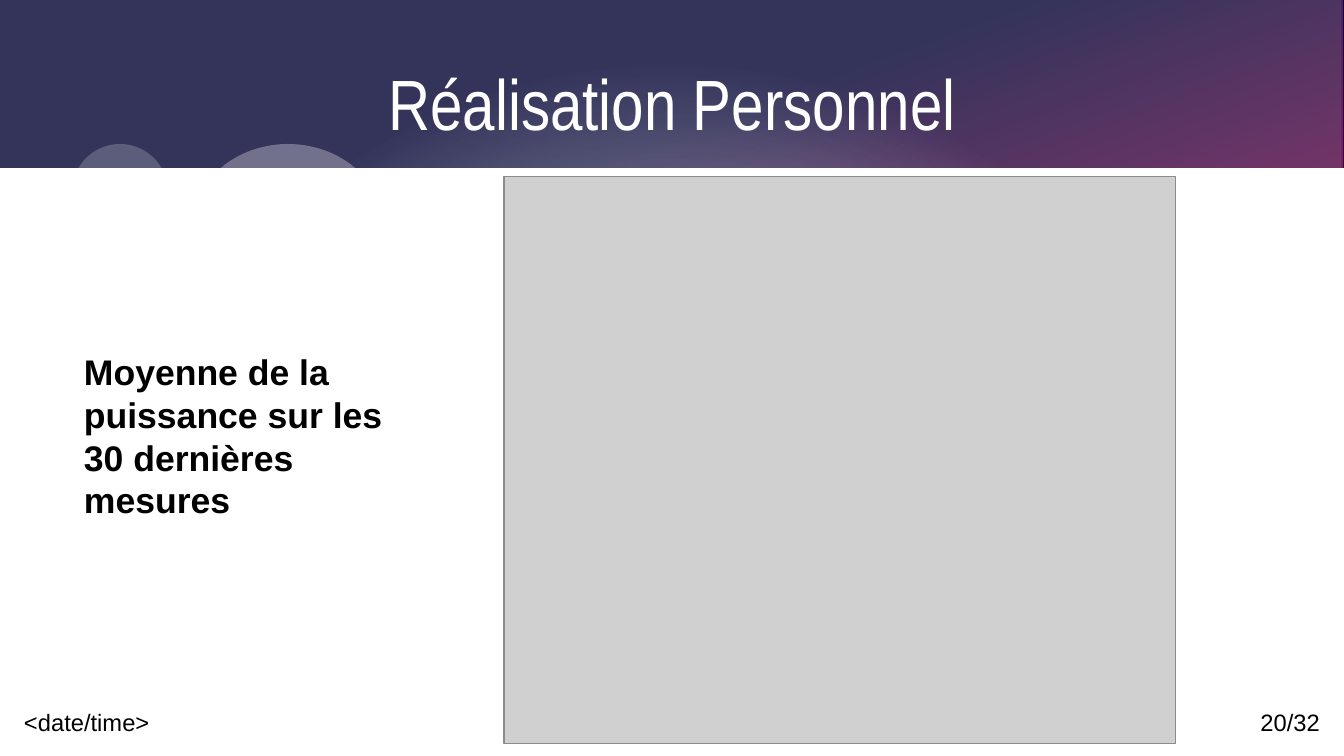
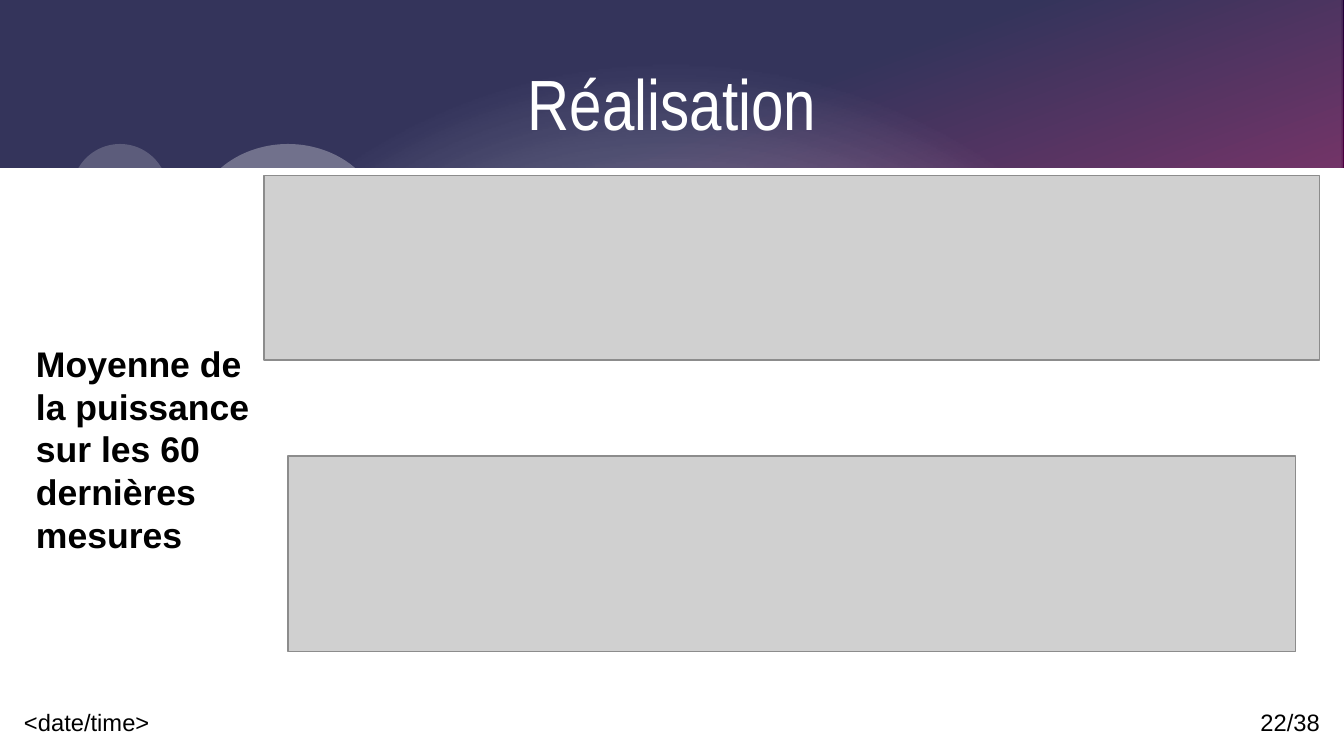
Before and after one commit to Corentinh2/PROJET_GESTIONNAIRE_DE_CHARGE, a slide deck: slide 22 of Revues/DiapoRevue3_VR.odp (slide 20 before the commit). Drawn at 1344x756 pixels with LibreOffice and Linux fonts; fonts in the diff are those of the drawing; grey boxes stand for pictures. Boxes give left, top, right and bottom in pixels: in the first picture for what was removed or moved away, otherwise in the second. Text is boxed around its words. In the diff, an @@ line names an element or a change of style, - is before the commit and + after.

Commit message:
J-1 dernières améliorations

```diff
--- a/Revues/DiapoRevue3_VR.odp
+++ b/Revues/DiapoRevue3_VR.odp
@@ title at [528,77,816,131]: text changed @@
-Réalisation Personnel
+Réalisation
@@ picture added at [265,176,1321,360] @@
@@ text at [36,351,249,549]: text changed @@
-Moyenne de la puissance sur les 30 dernières mesures
+Moyenne de la puissance sur les 60 dernières mesures
@@ picture: place and size @@
-picture at [504,177,1176,745]
+picture at [288,456,1296,652]
@@ page number at [1260,713,1319,732]: text changed @@
-20/32
+22/38
```
Also in this commit, not shown: 12 other slides changed, 8 slides added, 2 slides removed, 33 other files.
